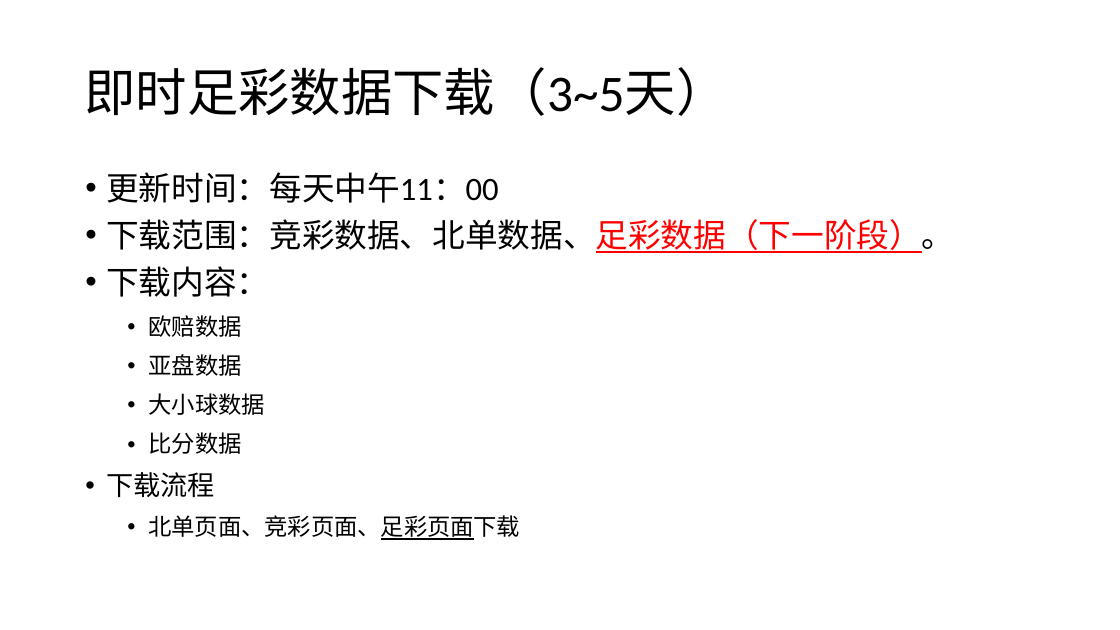
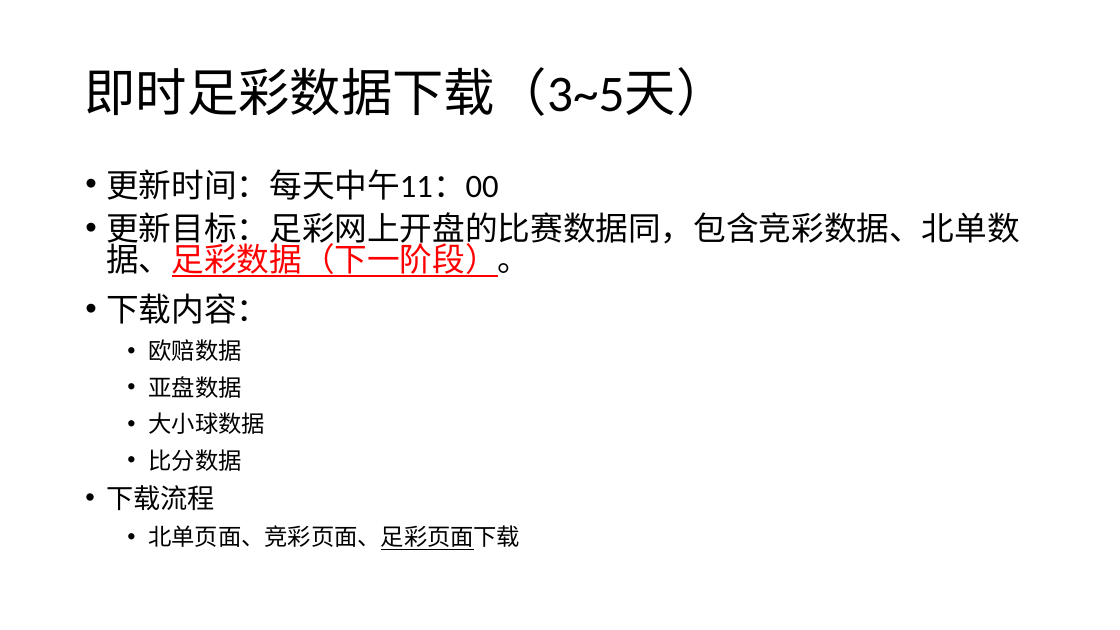
Before and after one commit to dsjzzwdy0/Soccer-web, a slide deck: slide 2 of 设计文档/设计图纸.pptx. Drawn at 1120x630 pixels with LibreOffice and Linux fonts; fonts in the diff are those of the drawing. Boxes give left, top, right and bottom in pixels: in the first picture for what was removed or moved away, otherwise in the second. Text is boxed around its words. In the diff, an @@ line names an element or a change of style, - is before the commit and + after.

```diff
--- a/设计文档/设计图纸.pptx
+++ b/设计文档/设计图纸.pptx
@@ text at <box>106,169,520,550</box>: line spacing 0.9 to 0.8 @@
@@ text at <box>106,212,1019,277</box>: text changed @@
-• 下载范围：竞彩数据、北单数据、足彩数据（下一阶段）。
+• 更新目标：足彩网上开盘的比赛数据同，包含竞彩数据、北单数据、足彩数据（下一阶段）。
```
Also in this commit, not shown: 1 slide added, 1 slide removed, 14 other files.
